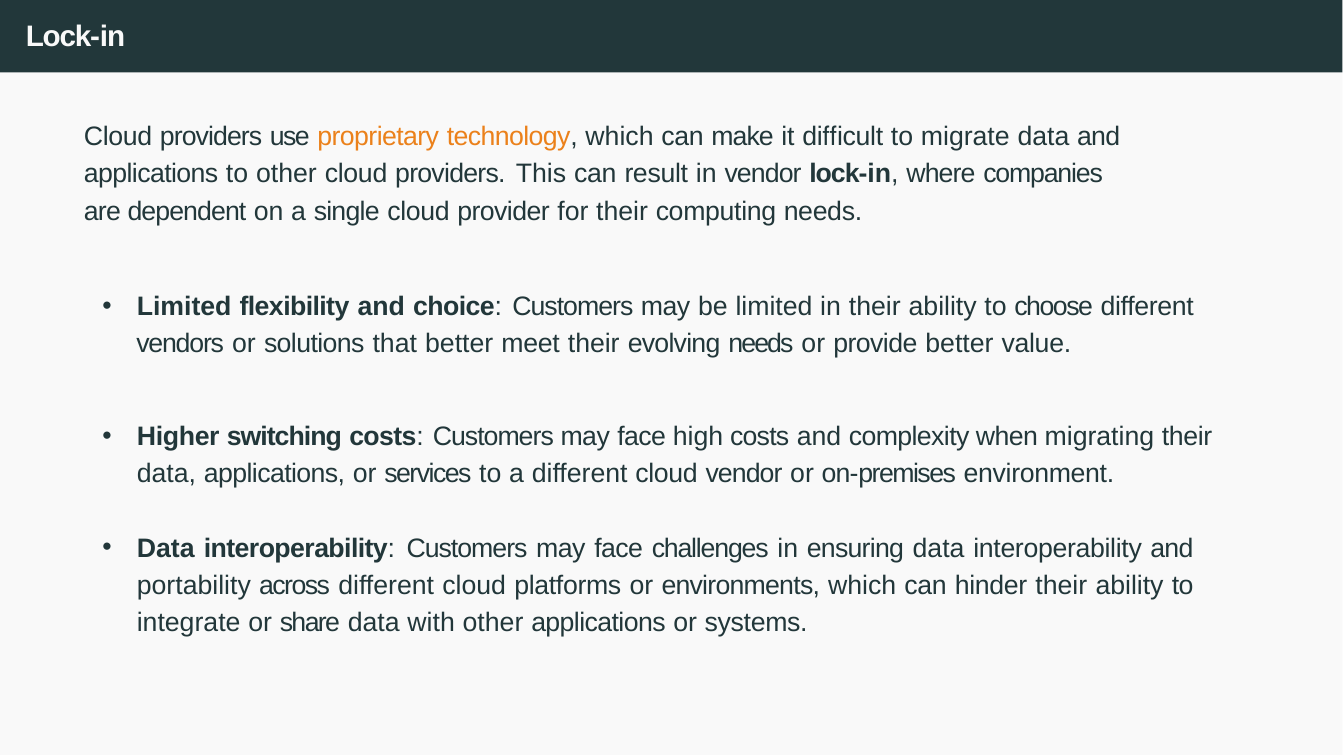
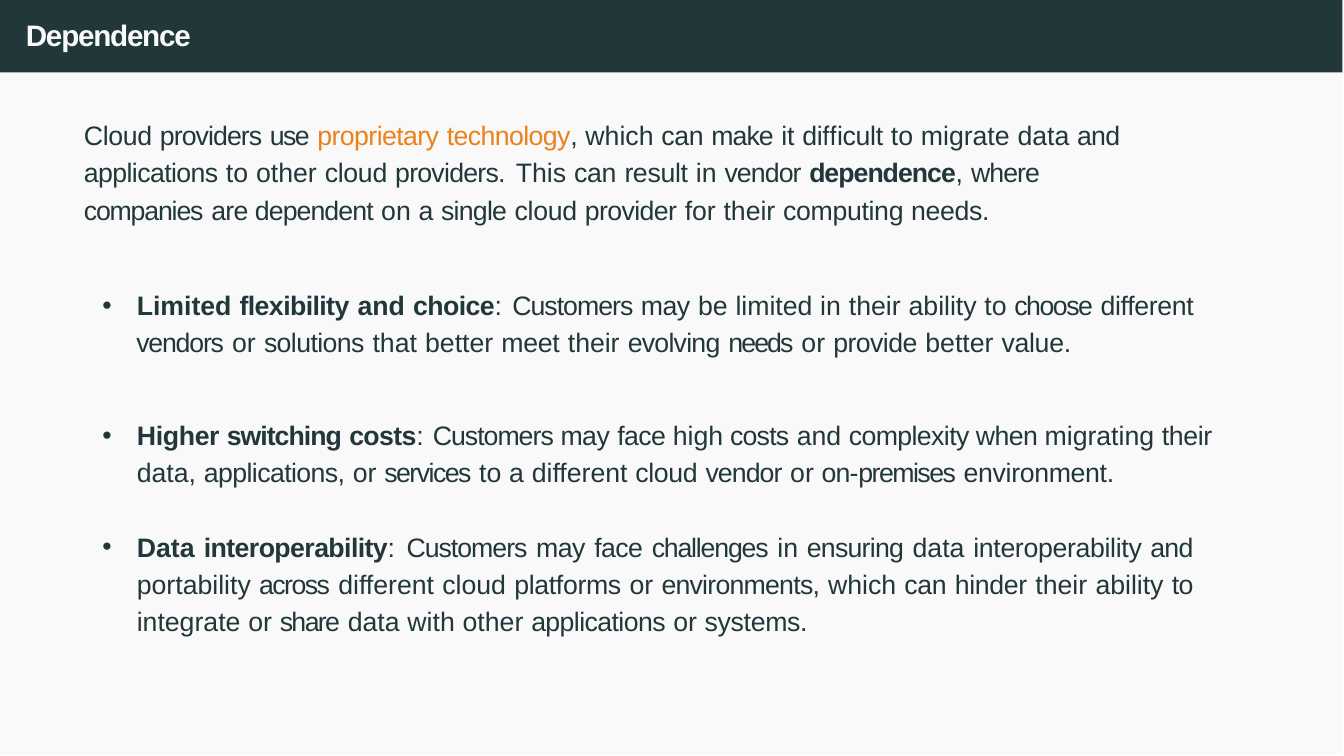
Before and after one commit to joanpaucm/HPDCB, a slide deck: slide 31 of src/slides/Session 1 and 2 - Introduction to Cloud Computing + Github Pages-2026.pptx. Drawn at 1344x756 pixels with LibreOffice and Linux fonts; fonts in the diff are those of the drawing. Boxes give left, top, right and bottom in pixels: in the first picture for what was removed or moved away, otherwise in the second. Text is boxed around its words. In the diff, an @@ line names an element or a change of style, - is before the commit and + after.

```diff
--- a/src/slides/Session 1 and 2 - Introduction to Cloud Computing + Github Pages-2026.pptx
+++ b/src/slides/Session 1 and 2 - Introduction to Cloud Computing + Github Pages-2026.pptx
@@ title at (x1=26, y1=24, x2=191, y2=52): text changed @@
-Lock-in
+Dependence
@@ text at (x1=84, y1=125, x2=1120, y2=225): text changed @@
-Cloud providers use proprietary technology, which can make it diﬀicult to migrate data and applications to other cloud providers. This can result in vendor lock-in, where companies are dependent on a single cloud provider for their computing needs.
+Cloud providers use proprietary technology, which can make it diﬀicult to migrate data and applications to other cloud providers. This can result in vendor dependence, where companies are dependent on a single cloud provider for their computing needs.
```
Also in this commit, not shown: 8 other files.
